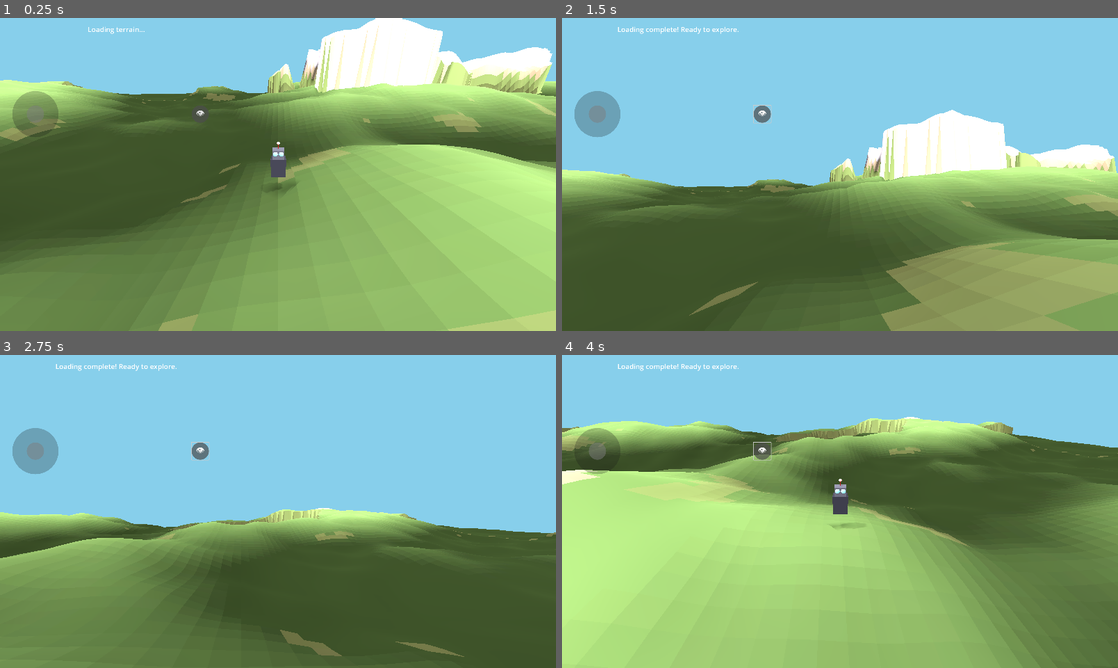
Above: before the commit, frames 1-4 (two rows, left to right).
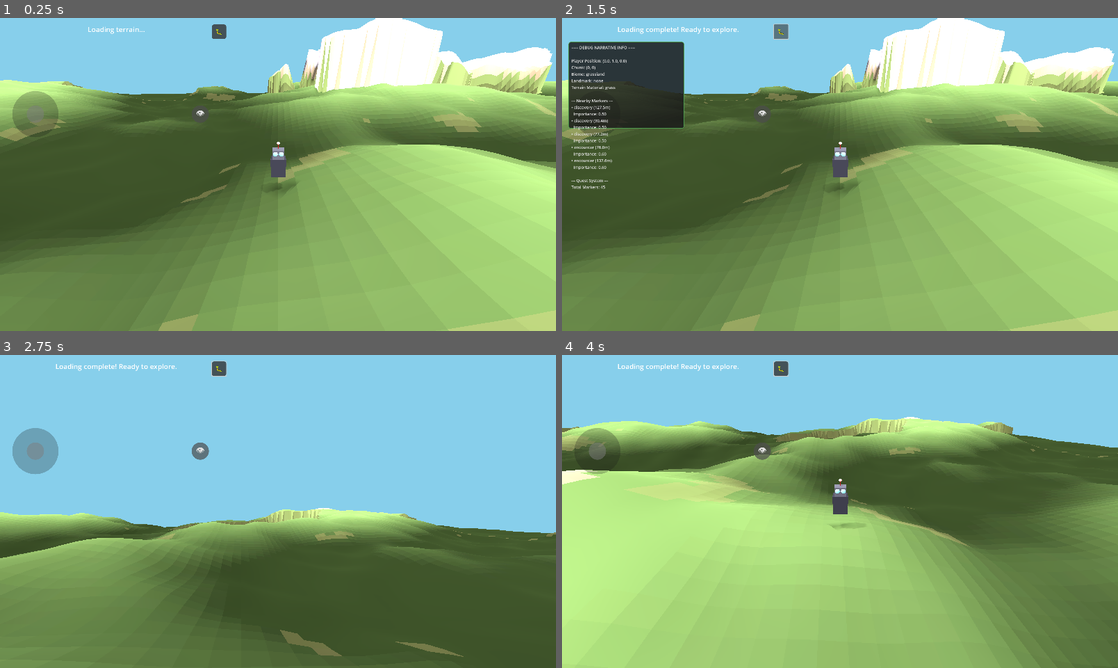
Above: after the commit, the same moments.

Repository: felix-dieterle/YouGame_godot4_public
Game: Godot game, scene res://scenes/main.tscn
Same seed, same stepped clock (60 frames per second), same inputs: the game is played once before the commit and once after it.
Inputs (mouse positions are in pixels of both pictures, inside the frame that each line leads up to):
- Up to frame 1 (0.25 s): no input
- Up to frame 2 (1.5 s): click "👁" at 0.5 s; click (778, 30) at 1.25 s, where only the run after the commit has a clickable "🐛"
- Up to frame 3 (2.75 s): tap Enter at 2 s; move the mouse to (400, 495) at 2.02 s; hold Right (ui_right) from 2.03 s (still down); hold V (toggle_camera_view) from 2.03 s (still down); click (400, 495) at 2.17 s
- Up to frame 4 (4 s): release Right (ui_right) at 2.75 s; release V (toggle_camera_view) at 2.75 s; drag from (728, 527) to (812, 574) at 2.77 s; move the mouse to (895, 442) at 3.52 s; hold Right (ui_right) from 3.53 s (still down); hold V (toggle_camera_view) from 3.53 s (still down); click (895, 442) at 3.67 s

The runs differ from the first frame. In frame 1, 0.1% of the frame differs, in the area x 38-41%, y 2-7%; in frame 2, 79%, in the area x 0-100%, y 0-100%; in frame 3, 0.2%; in frame 4, 0.2%.

Commit message:
Add main scene integration, tests, and documentation for new features
Co-authored-by: felix-dieterle <1490062+felix-dieterle@users.noreply.github.com>

Diff:
--- a/scenes/main.tscn
+++ b/scenes/main.tscn
@@ -6,6 +6,7 @@
 [ext_resource type="Script" path="res://scripts/player.gd" id="4_player"]
 [ext_resource type="Script" path="res://scripts/ui_manager.gd" id="5_ui"]
 [ext_resource type="Script" path="res://scripts/mobile_controls.gd" id="6_mobile"]
+[ext_resource type="Script" path="res://scripts/debug_narrative_ui.gd" id="7_debug_narrative"]
 
 [sub_resource type="Environment" id="Environment_1"]
 background_mode = 1
@@ -63,3 +64,13 @@
 grow_vertical = 2
 mouse_filter = 1
 script = ExtResource("6_mobile")
+
+[node name="DebugNarrativeUI" type="Control" parent="."]
+layout_mode = 3
+anchors_preset = 15
+anchor_right = 1.0
+anchor_bottom = 1.0
+grow_horizontal = 2
+grow_vertical = 2
+mouse_filter = 1
+script = ExtResource("7_debug_narrative")
--- /dev/null
+++ b/tests/test_new_features.gd
@@ -0,0 +1,91 @@
+extends Node
+
+# Test suite for new features: biomes, terrain materials, mobile controls
+const CHUNK = preload("res://scripts/chunk.gd")
+
+func _ready():
+	print("=== Starting New Features Tests ===")
+	test_terrain_biomes()
+	test_terrain_materials()
+	print("=== All New Features Tests Completed ===")
+	get_tree().quit()
+
+func test_terrain_biomes():
+	print("\n--- Test: Terrain Biomes ---")
+
+	var seed_value = 12345
+	var test_count = 20
+	var biome_counts = {
+		"mountain": 0,
+		"rocky_hills": 0,
+		"grassland": 0
+	}
+
+	for i in range(test_count):
+		var chunk = CHUNK.new(i, i, seed_value + i * 100)
+		chunk.generate()
+
+		# Count biome types
+		if biome_counts.has(chunk.biome):
+			biome_counts[chunk.biome] += 1
+
+		print("  Chunk (%d, %d): biome=%s, landmark=%s" % [
+			i, i, chunk.biome, chunk.landmark_type if chunk.landmark_type else "none"
+		])
+
+		chunk.free()
+
+	print("\nBiome distribution:")
+	for biome in biome_counts:
+		print("  %s: %d chunks (%.1f%%)" % [biome, biome_counts[biome], biome_counts[biome] * 100.0 / test_count])
+
+	# Check that we have variety
+	var unique_biomes = 0
+	for count in biome_counts.values():
+		if count > 0:
+			unique_biomes += 1
+
+	if unique_biomes >= 2:
+		print("PASS: Terrain has multiple biome types")
+	else:
+		print("FAIL: Terrain should have variety in biome types")
+
+func test_terrain_materials():
+	print("\n--- Test: Terrain Material Detection ---")
+
+	var seed_value = 12345
+	var chunk = CHUNK.new(0, 0, seed_value)
+	chunk.generate()
+
+	# Sample multiple positions in the chunk
+	var materials_found = {}
+	var sample_count = 10
+
+	for i in range(sample_count):
+		var x = (i * CHUNK.CHUNK_SIZE / sample_count) + CHUNK.CHUNK_SIZE / 2.0
+		var z = CHUNK.CHUNK_SIZE / 2.0
+		var material = chunk.get_terrain_material_at_world_pos(x, z)
+
+		if not materials_found.has(material):
+			materials_found[material] = 0
+		materials_found[material] += 1
+
+	print("  Materials detected:")
+	for mat in materials_found:
+		print("    %s: %d samples" % [mat, materials_found[mat]])
+
+	# Verify that get_terrain_material_at_world_pos returns valid material types
+	var valid_materials = ["stone", "rock", "grass"]
+	var all_valid = true
+
+	for mat in materials_found.keys():
+		if not mat in valid_materials:
+			print("FAIL: Invalid material type: %s" % mat)
+			all_valid = false
+
+	if all_valid:
+		print("PASS: Terrain material detection returns valid types")
+	else:
+		print("FAIL: Terrain material detection returned invalid types")
+
+	chunk.free()
--- /dev/null
+++ b/tests/test_new_features.tscn
@@ -0,0 +1,6 @@
+[gd_scene load_steps=2 format=3]
+
+[ext_resource type="Script" path="res://tests/test_new_features.gd" id="1"]
+
+[node name="TestNewFeatures" type="Node"]
+script = ExtResource("1")
Not shown: 1 places in scenes/main.tscn that only renumber resources
Not shown, changed: FEATURES.md
